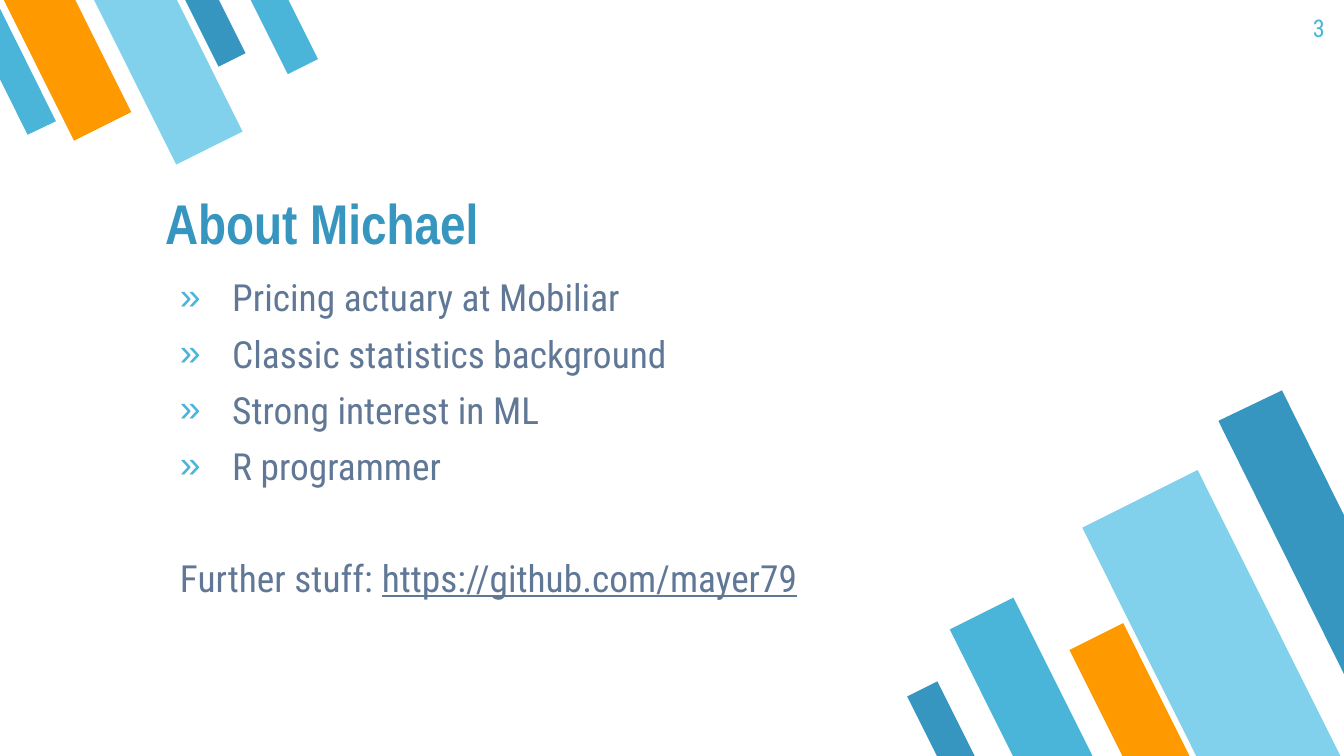
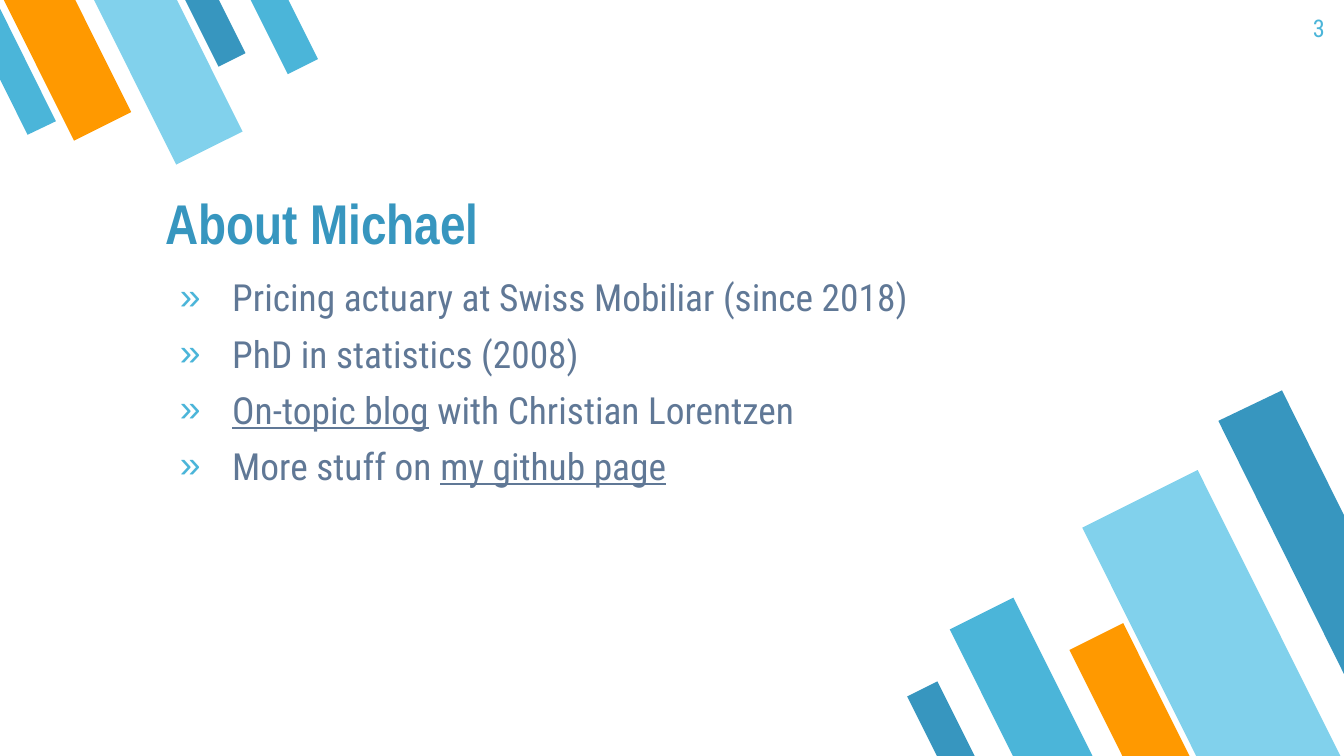
Before and after one commit to mayer79/ml_lecture, a slide deck: slide 3 of slides/ML_Lecture.pptx. Drawn at 1344x756 pixels with LibreOffice and Linux fonts; fonts in the diff are those of the drawing. Boxes give left, top, right and bottom in pixels: in the first picture for what was removed or moved away, otherwise in the second. Text is boxed around its words. In the diff, an @@ line names an element or a change of style, - is before the commit and + after.

```diff
--- a/slides/ML_Lecture.pptx
+++ b/slides/ML_Lecture.pptx
@@ text at [232, 281, 908, 488]: text changed @@
-» Pricing actuary at Mobiliar
-» Classic statistics background
-» Strong interest in ML
-» R programmer
-Further stuff: https://github.com/mayer79
+» Pricing actuary at Swiss Mobiliar (since 2018)
+» PhD in statistics (2008)
+» On-topic blog with Christian Lorentzen
+» More stuff on my github page
```
Also in this commit, not shown: 12 other files.
